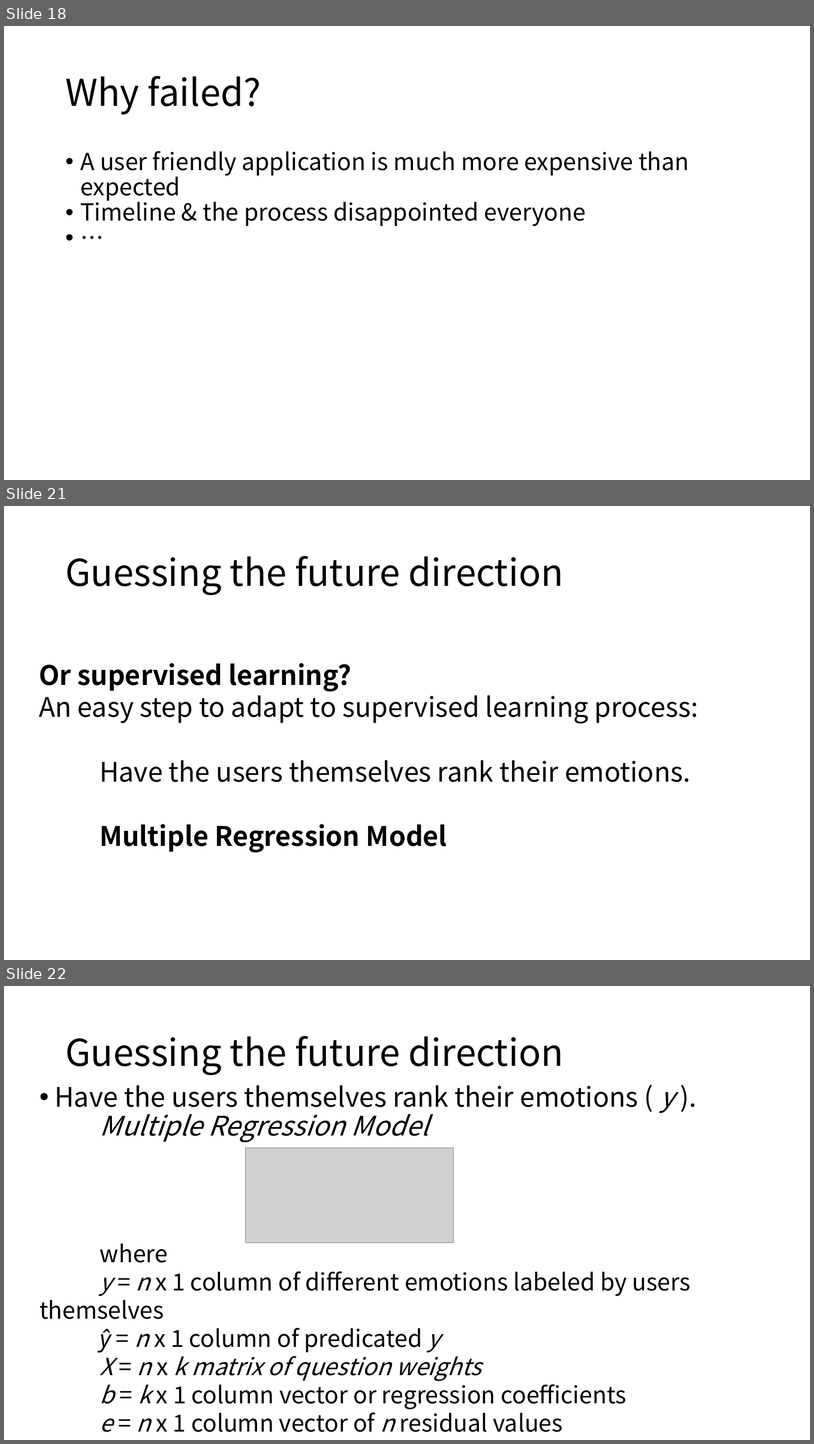
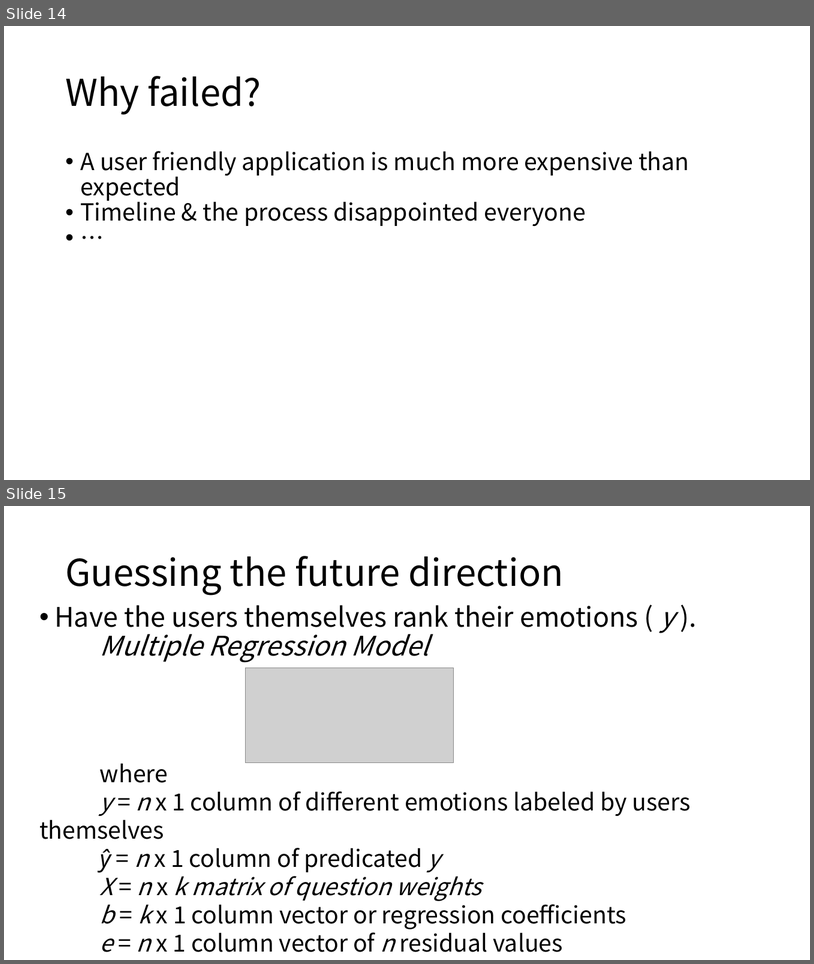
Before and after one commit to REDY-a/portfolio, a slide deck: maker/2 ER design v2.0.pptx. Shown one above the other, each under a label of ours: slides 18, 21 and 22 before the commit, slides 14 and 15 after it; the slides between them are not shown. The pictures are 814x1444 and 814x964 pixels, drawn with LibreOffice and Linux fonts; fonts in the diff are those of the drawing; grey boxes stand for pictures; background and template pictures are left out. Boxes give left, top, right and bottom in pixels: in the first picture for what was removed or moved away, otherwise in the second. Text is boxed around its words. In the diff, an @@ line names an element or a change of style, - is before the commit and + after.

```diff
--- a/maker/2 ER design v2.0.pptx
+++ b/maker/2 ER design v2.0.pptx
@@ slide 21 removed at (4,506,810,960), background #FFFFFF @@
@@ text removed at (65,556,564,595) @@
-Guessing the future direction
@@ text removed at (39,663,699,852) @@
-Or supervised learning?
-An easy step to adapt to supervised learning process:
-Have the users themselves rank their emotions.
-Multiple Regression Model
@@ what was slide 18 is now slide 14 @@
@@ what was slide 22 is now slide 15 @@
```
Also in this commit, not shown: 3 slides changed, 6 other slides removed, 1 other file.
